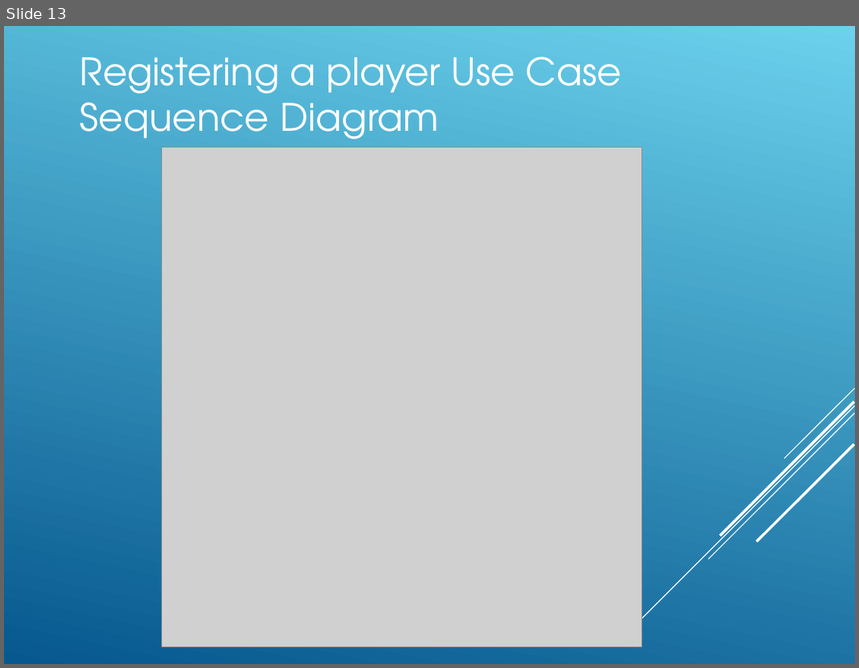
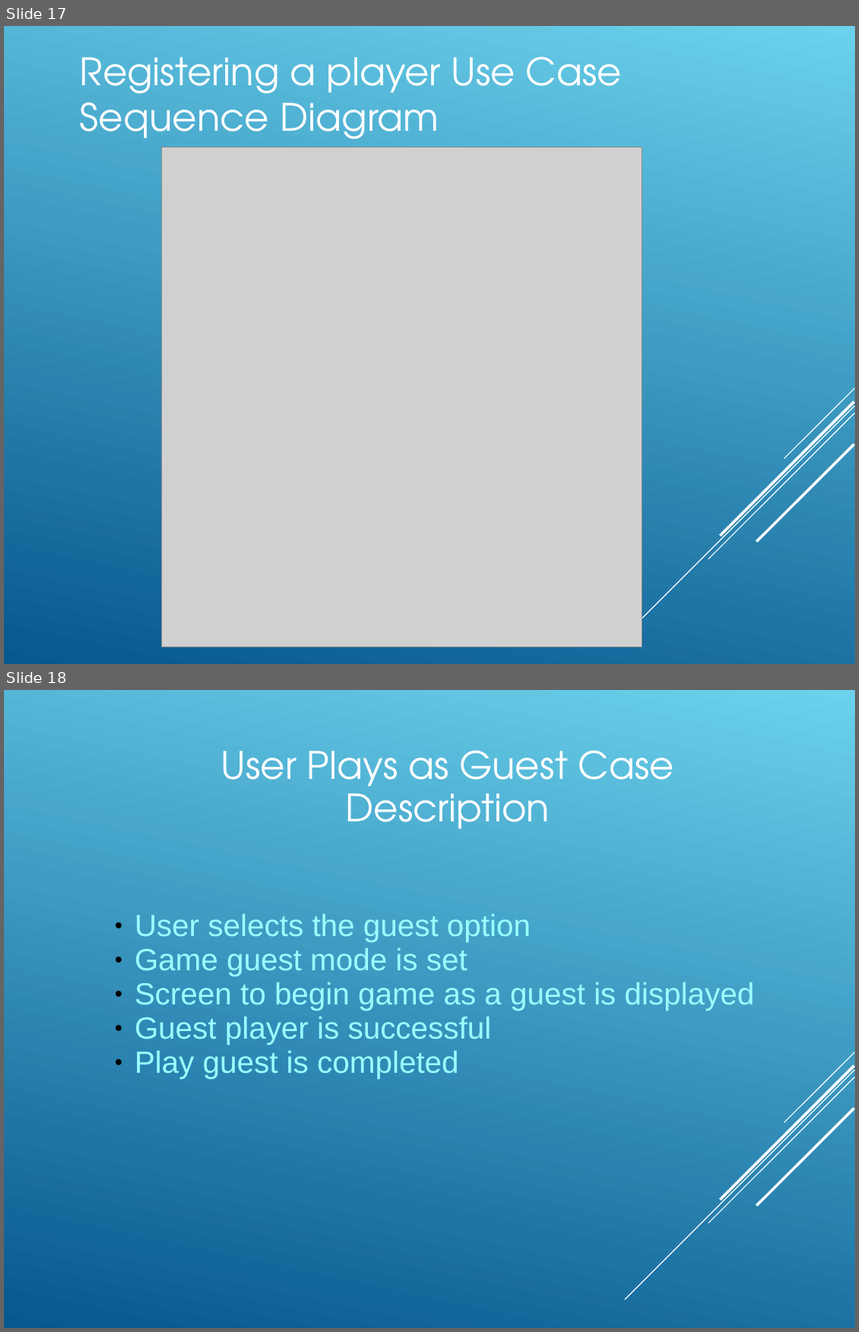
Before and after one commit to Amatarasu/A-Team, a slide deck: Power.Point.Presentation-bk.ppt. Shown one above the other, each under a label of ours: slide 13 before the commit, slides 17 and 18 after it. The pictures are 859x668 and 859x1332 pixels, drawn with LibreOffice and Linux fonts; fonts in the diff are those of the drawing; grey boxes stand for pictures. Boxes give left, top, right and bottom in pixels: in the first picture for what was removed or moved away, otherwise in the second. Text is boxed around its words. In the diff, an @@ line names an element or a change of style, - is before the commit and + after.

```diff
--- a/Power.Point.Presentation-bk.ppt
+++ b/Power.Point.Presentation-bk.ppt
@@ slide 18 added at [4,690,855,1328], background gradient #6BD1EC to #06588E; not listed: 5 template elements that a slide beside it also shows @@
@@ title added at [221,750,674,829], 32 pt, text #FFFFFF @@
+User Plays as Guest Case Description
@@ text added at [135,914,755,1079], 26 pt, text #99FFFF @@
+● User selects the guest option
+● Game guest mode is set
+● Screen to begin game as a guest is displayed
+● Guest player is successful
+● Play guest is completed
@@ what was slide 13 is now slide 17 @@
```
Also in this commit, not shown: 4 slides changed, 8 other slides added, 2 slides removed.
